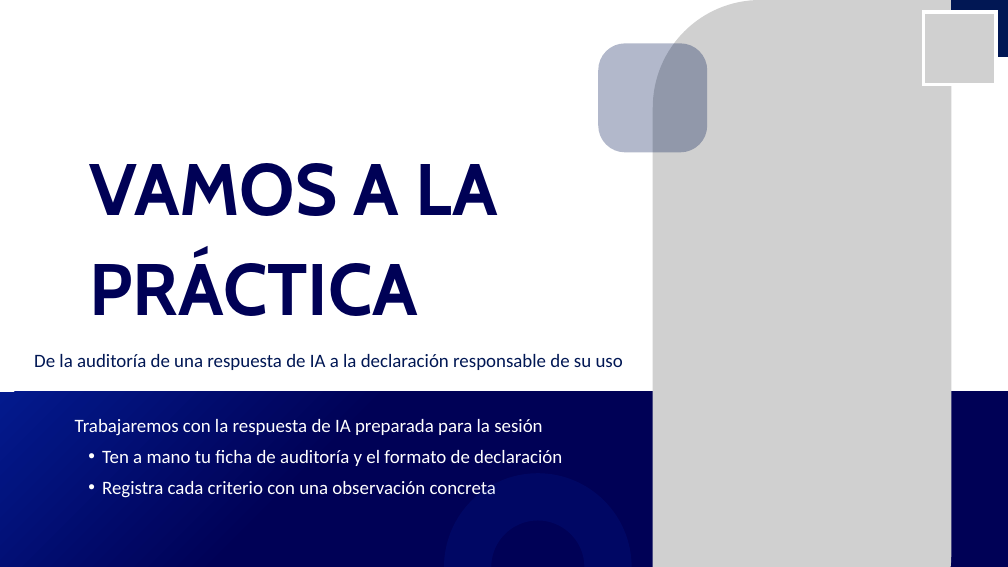
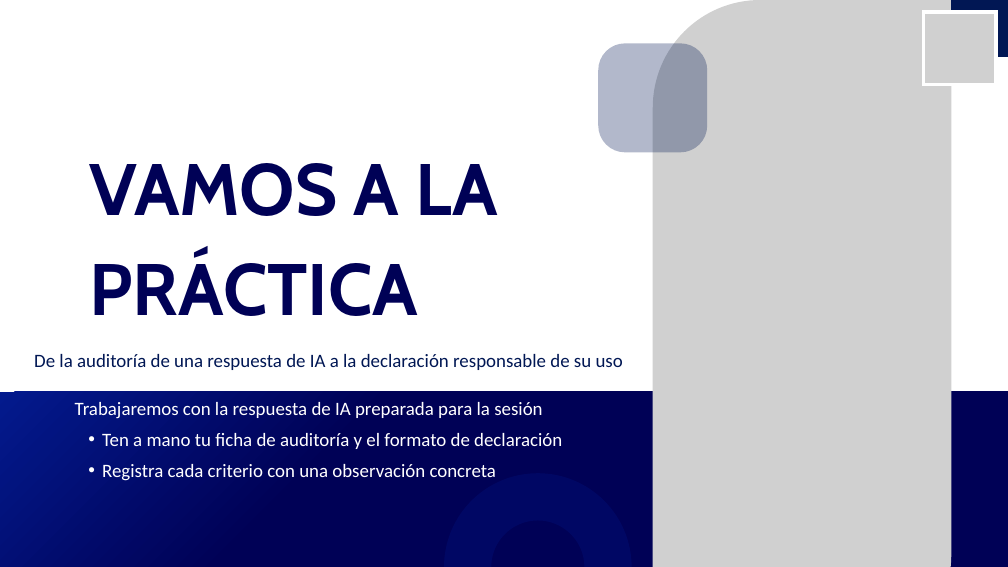
Before and after one commit to Rociosayan/analitica-empresarial-integrada, a slide deck: slide 16 of Sesion_03_mejorada.pptx (slide 28 before the commit). Drawn at 1008x567 pixels with LibreOffice and Linux fonts; fonts in the diff are those of the drawing; grey boxes stand for pictures. Boxes give left, top, right and bottom in pixels: in the first picture for what was removed or moved away, otherwise in the second. Text is boxed around its words. In the diff, an @@ line names an element or a change of style, - is before the commit and + after.

```diff
--- a/Sesion_03_mejorada.pptx
+++ b/Sesion_03_mejorada.pptx
@@ text "Trabajaremos con la respuesta de ...": place and size @@
-text "Trabajaremos con la respuesta de ..." at (75, 419, 562, 498)
+text "Trabajaremos con la respuesta de ..." at (75, 402, 562, 481)
```
Also in this commit, not shown: 1 other slide changed, 1 slide added, 13 slides removed.
